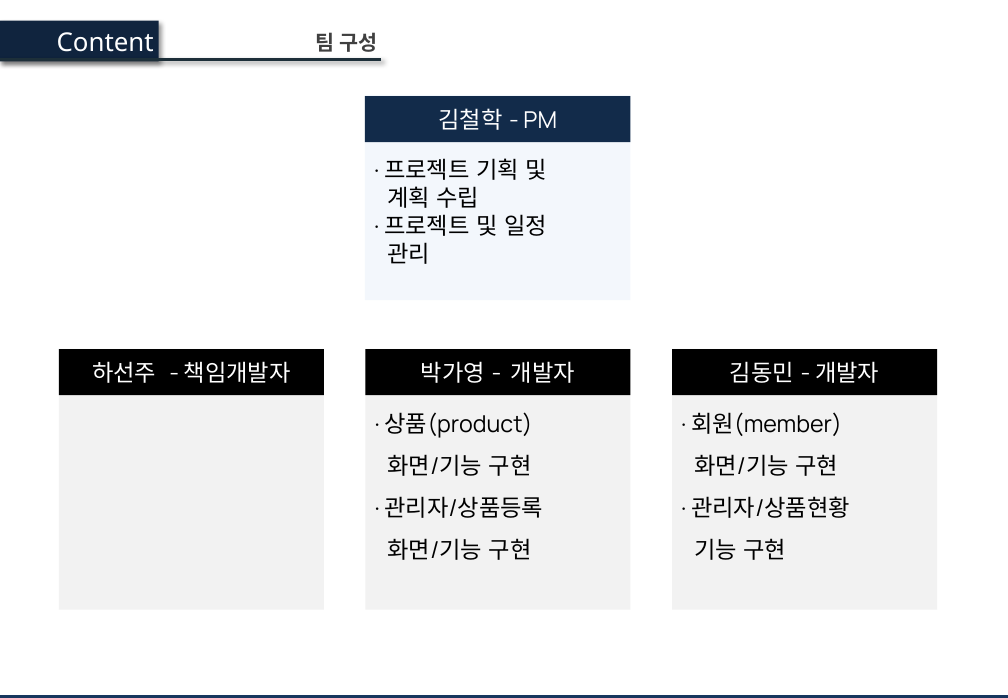
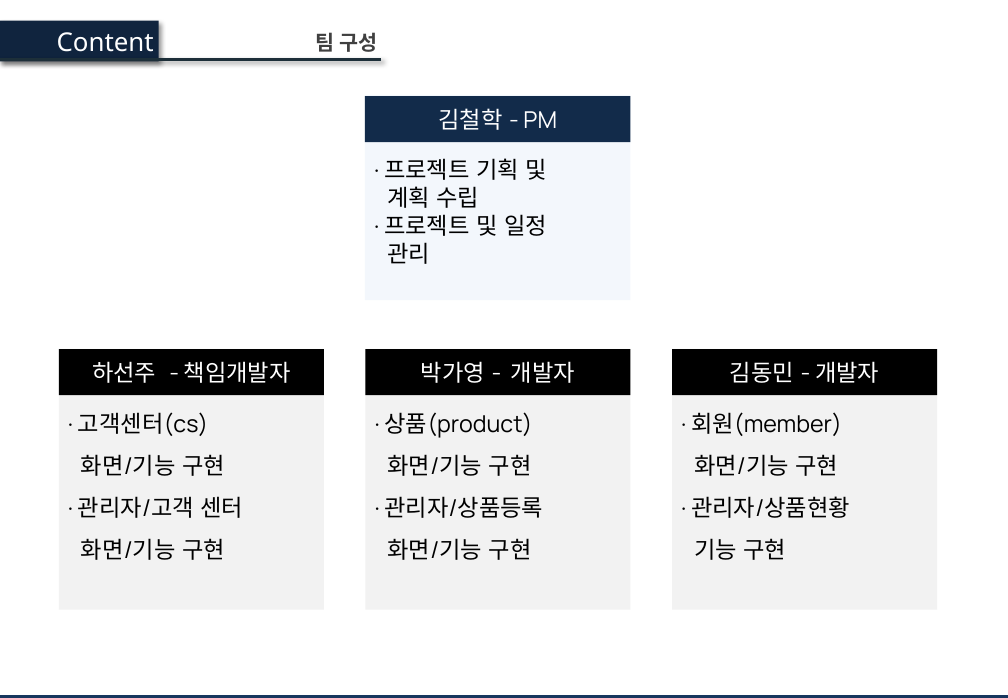
Before and after one commit to Haseonj/Kmarket, a slide deck: slide 9 of Kmarket 프로젝트 발표보고서.pptx. Drawn at 1008x698 pixels with LibreOffice and Linux fonts; fonts in the diff are those of the drawing; background and template pictures are left out. Boxes give left, top, right and bottom in pixels: in the first picture for what was removed or moved away, otherwise in the second. Text is boxed around its words. In the diff, an @@ line names an element or a change of style, - is before the commit and + after.

```diff
--- a/Kmarket 프로젝트 발표보고서.pptx
+++ b/Kmarket 프로젝트 발표보고서.pptx
@@ text in rectangle at box(78, 412, 243, 560): text added @@
+· 고객센터(cs)
+화면/기능 구현
+· 관리자/고객 센터
+화면/기능 구현
```
Also in this commit, not shown: 3 other slides changed, 3 other files.
